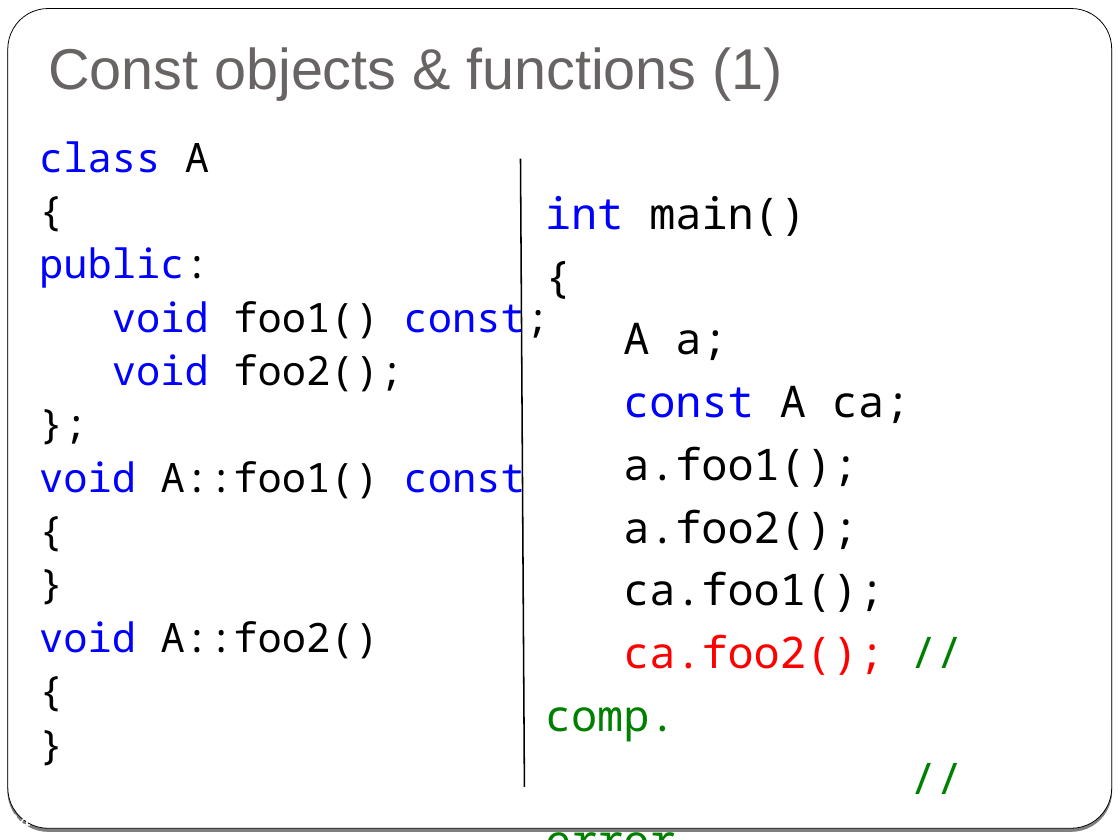
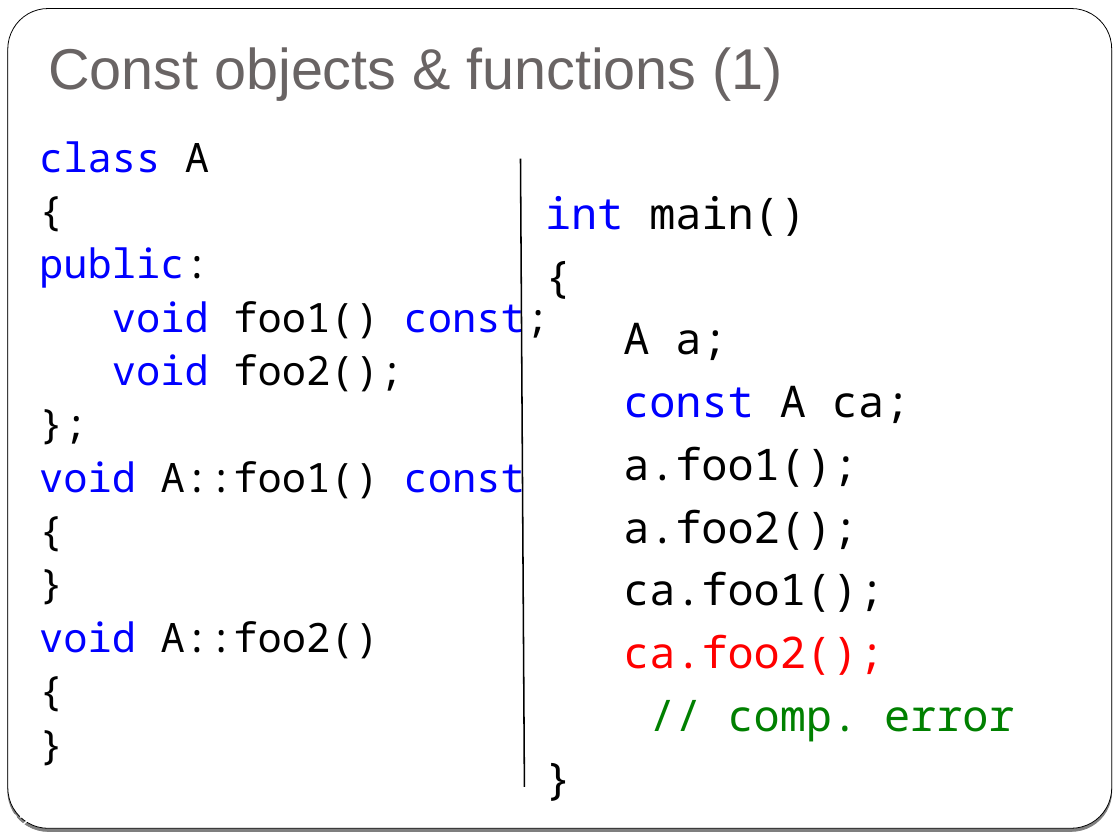
Before and after one commit to cpp-at-ariel/cpp-5778, a slide deck: slide 22 of week03-reference-const/slides-reference.odp (slide 24 before the commit). Drawn at 1120x840 pixels with LibreOffice and Linux fonts; fonts in the diff are those of the drawing. Boxes give left, top, right and bottom in pixels: in the first picture for what was removed or moved away, otherwise in the second. Text is boxed around its words. In the diff, an @@ line names an element or a change of style, - is before the commit and + after.

```diff
--- a/week03-reference-const/slides-reference.odp
+++ b/week03-reference-const/slides-reference.odp
@@ text at (x1=545, y1=196, x2=1014, y2=742): text changed @@
-int main()
-{
-A a;
-const A ca;
-a.foo1();
-a.foo2();
-ca.foo1();
-ca.foo2(); // comp.
-// error
-}
+int main()
+{
+A a;
+const A ca;
+a.foo1();
+a.foo2();
+ca.foo1();
+ca.foo2();
+// comp. error
+}
@@ page number at (x1=6, y1=812, x2=30, y2=827): text changed @@
-24
+22
```
Also in this commit, not shown: 9 other slides changed, 2 slides added, 4 slides removed, 25 other files.
